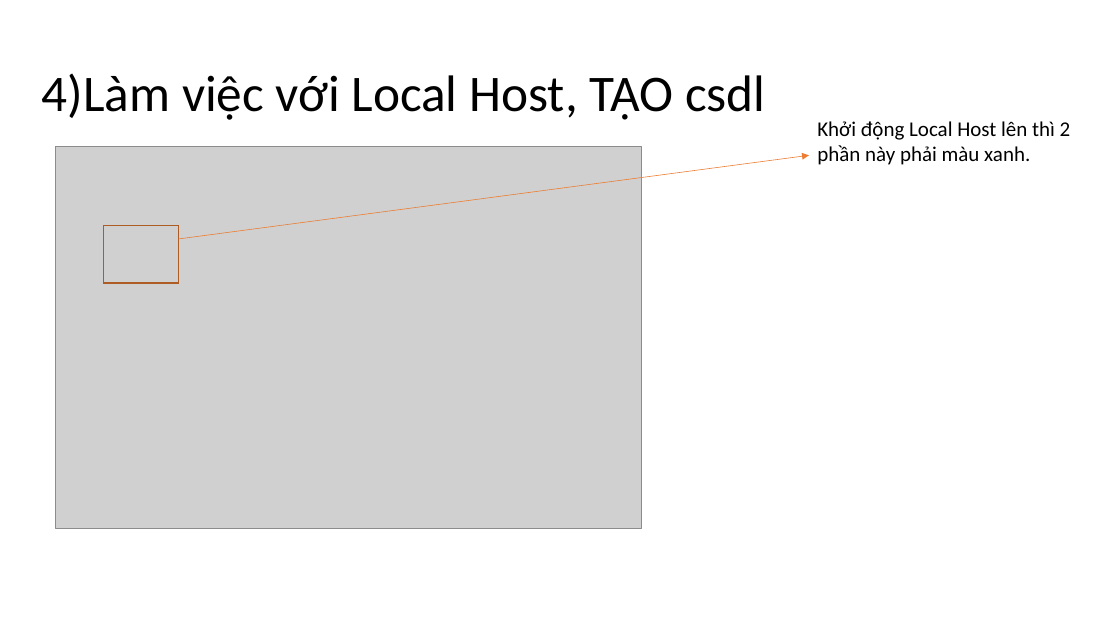
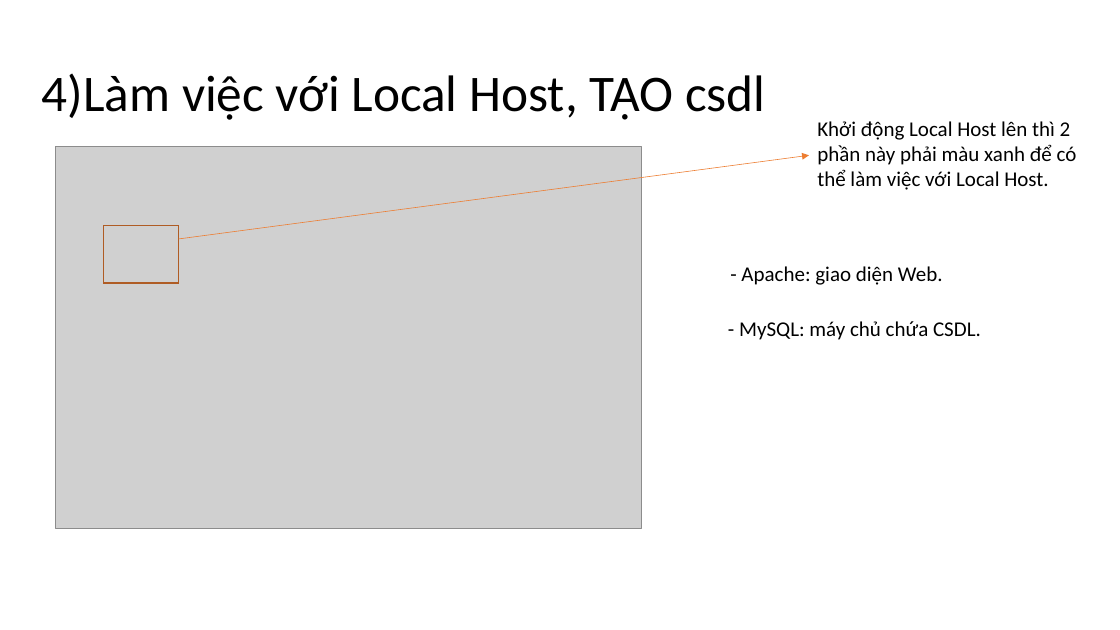
Before and after one commit to DangVanDoan05/WordPress, a slide deck: slide 4 of Giới thiệu .pptx. Drawn at 1120x630 pixels with LibreOffice and Linux fonts; fonts in the diff are those of the drawing; grey boxes stand for pictures. Boxes give left, top, right and bottom in pixels: in the first picture for what was removed or moved away, otherwise in the second. Text is boxed around its words. In the diff, an @@ line names an element or a change of style, - is before the commit and + after.

```diff
--- a/Giới thiệu .pptx
+++ b/Giới thiệu .pptx
@@ text at <box>817,121,1077,190</box>: text changed @@
-Khởi động Local Host lên thì 2 phần này phải màu xanh.
+Khởi động Local Host lên thì 2 phần này phải màu xanh để có thể làm việc với Local Host.
@@ text added at <box>741,266,943,285</box>, 18 pt, text #000000 @@
+- Apache: giao diện Web.
@@ text added at <box>739,321,981,340</box>, 18 pt, text #000000 @@
+- MySQL: máy chủ chứa CSDL.
```
Also in this commit, not shown: 1 other slide changed, 8 slides added, 1 slide removed, 1 other file.
